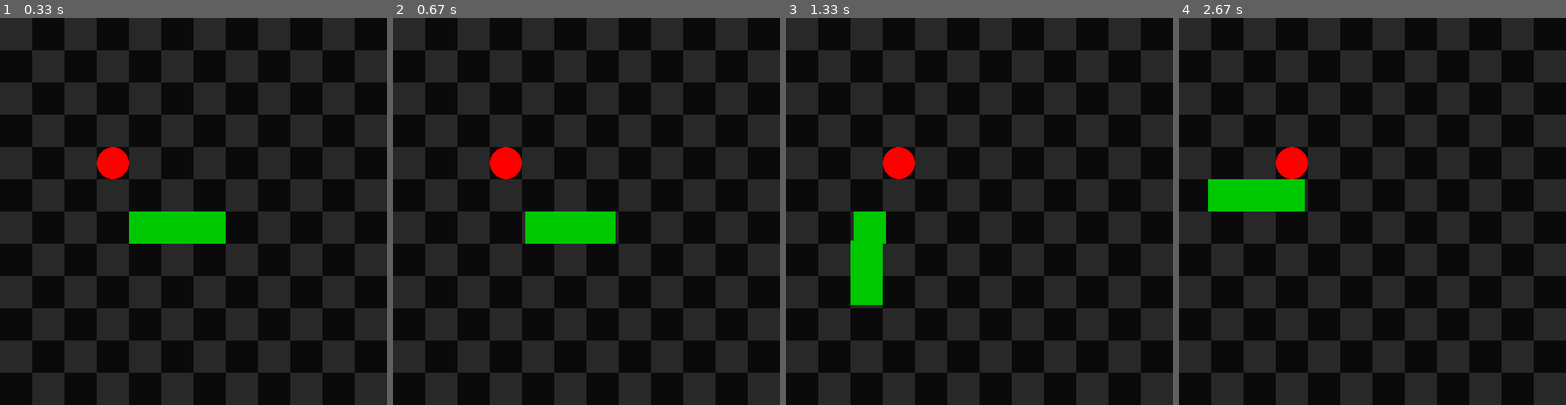
Above: before the commit, frames 1-4 (left to right).
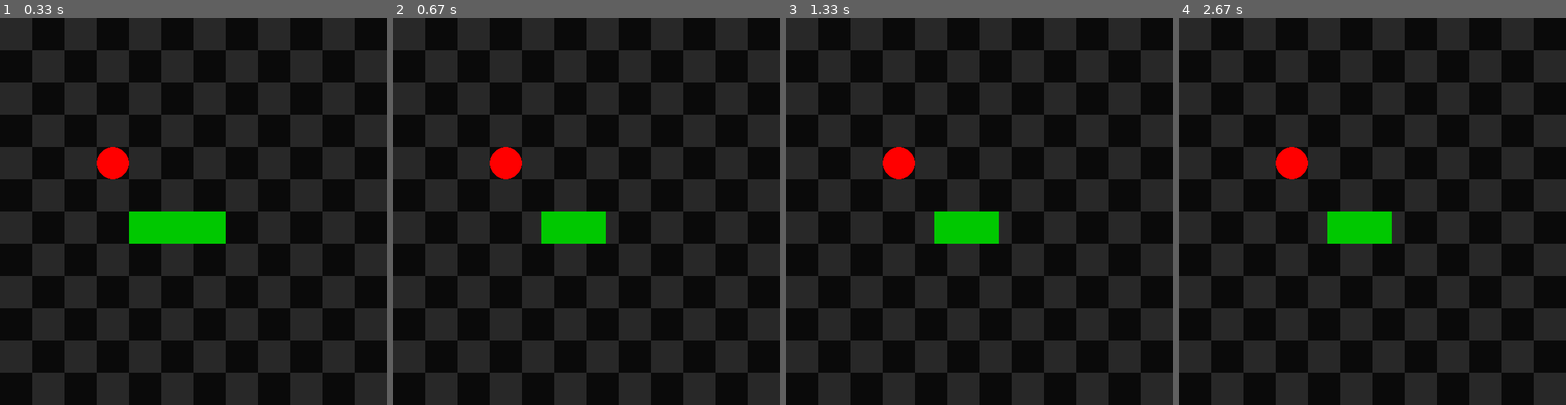
Above: after the commit, the same moments.

Repository: yesseruser/snake-pygame
Game: pygame game, started from main.py
The game is run twice, just before and just after one commit, with the same random seed, the same clock (stepped at 60 frames per second) and the same inputs.
Inputs:
- Up to frame 1 (0.33 s): no input
- Up to frame 2 (0.67 s): hold Left from 0.33 s (still down)
- Up to frame 3 (1.33 s): release Left at 0.87 s; hold Down 0.9-1.2 s; hold Left from 1.23 s (still down)
- Up to frame 4 (2.67 s): release Left at 1.63 s; hold Up 1.67-2.03 s; hold Right from 2.07 s (still down)

Frame 1 is identical in both runs. In frame 2, 0.6% of the frame differs, in the area x 34-58%, y 50-59%; in frame 3, 3.4%; in frame 4, 3.5%, in the area x 7-55%, y 41-59%.

Commit message:
Add player collision

Diff:
--- a/main.py
+++ b/main.py
@@ -2,6 +2,7 @@
 # 2. hráč (pohyb bez zahnutí)
 # 3. jablka
 # 4. hráč (pohyb se zahnutím - normálně)
+# 5. kolize
 
 from collections import deque
 import random
@@ -89,6 +90,10 @@
                 self.direction = Direction.Right
 
     def eat_apple(self, apples: list[Apple]) -> bool:
+        """
+        Sní jablko z listu apples, pokud s nějakým koliduje
+        Vrátí True, pokud snědl, jinak False
+        """
         for i, apple in enumerate(apples):
             if self.rect().colliderect(apple.rect()):
                 apples[i] = Apple()
@@ -99,7 +104,7 @@
 class Snake:
     body: list[SnakePart]
     next_direction: Direction
-    turns = dict[pygame.Vector2, Direction]
+    is_game_over: bool
 
     def __init__(self, x, y):
         self.body = [
@@ -108,6 +113,7 @@
             SnakePart(x - (2 * TILE_SIZE), y),
         ]
         self.next_direction = Direction.Nothing
+        self.is_game_over = False
 
     def head(self) -> SnakePart:
         return self.body[0]
@@ -116,6 +122,7 @@
         for part in self.body:
             part.update()
 
+        # Je ve středu políčka
         if (
             self.head().position.x % TILE_SIZE == 0
             and self.head().position.y % TILE_SIZE == 0
@@ -130,10 +137,10 @@
                         self.next_direction,
                     )
                 )
-
                 part.update_direction()
             self.next_direction = Direction.Nothing
 
+        # kolize s jablkem
         if self.head().eat_apple(apples):
             pos = (
                 self.body[-1]
@@ -144,6 +151,11 @@
             part.direction = self.body[-1].direction
             part.next_turns = self.body[-1].next_turns.copy()
             self.body.append(part)
+
+        # kolize s jinou částí hada
+        for i in range(2, len(self.body)):  # 2 protože 0 = hlava, 1 = kus za hlavou
+            if self.head().rect().colliderect(self.body[i].rect()):
+                self.is_game_over = True
 
     def draw(self):
         for part in self.body:
@@ -216,7 +228,8 @@
             ):
                 player.next_direction = Direction.Right
 
-    player.update()
+    if not player.is_game_over:
+        player.update()
 
     win.fill((10, 10, 10))
     draw_grid()
@@ -224,6 +237,10 @@
     for apple in apples:
         apple.draw()
 
+    if player.is_game_over:
+        # game over
+        pass
+
     pygame.display.flip()
 
     clock.tick(60)
